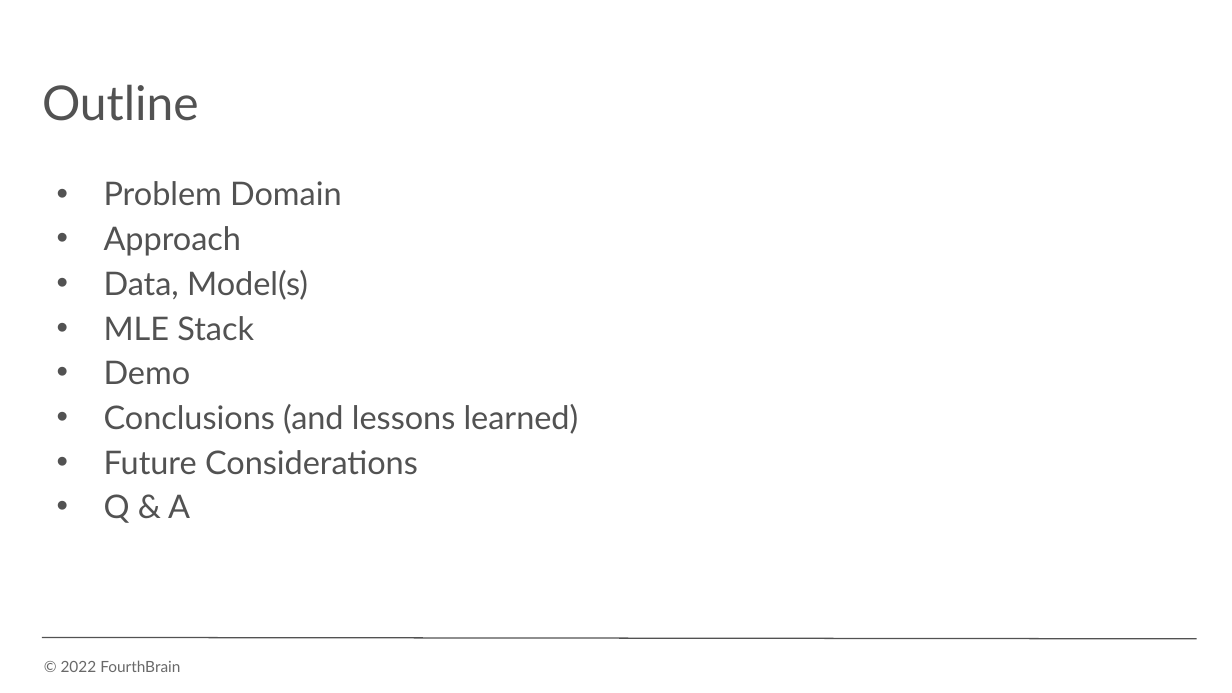
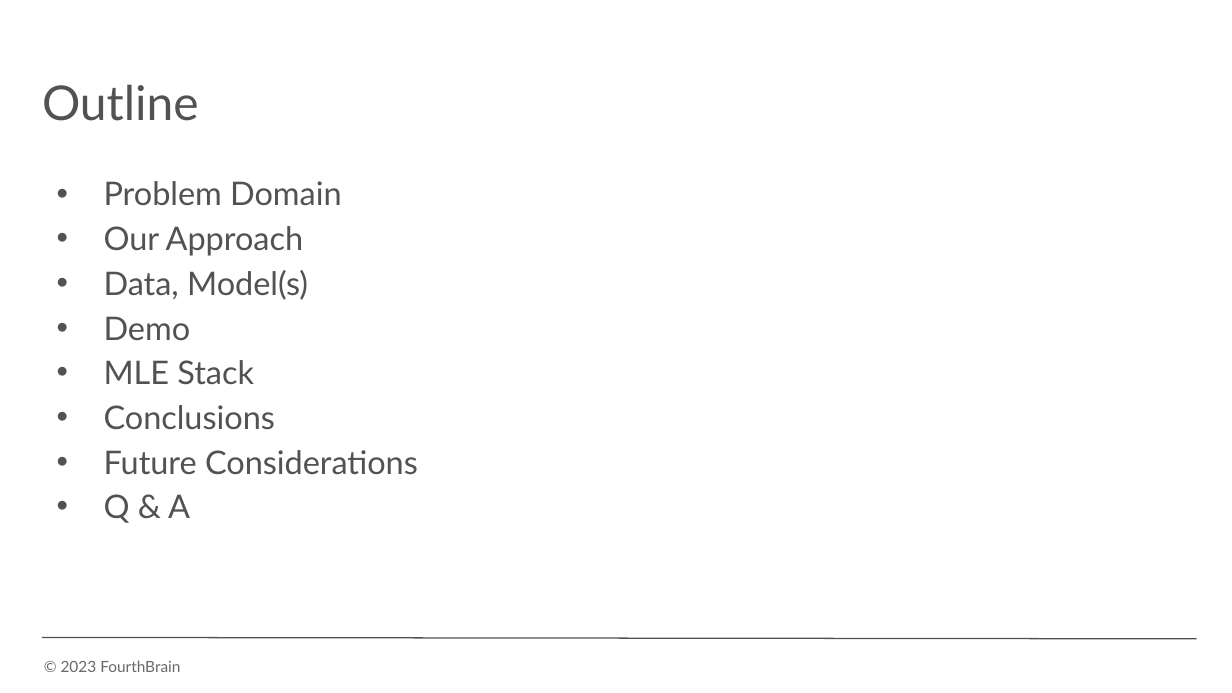
Before and after one commit to monika0603/MLE10-Capstone-Project, a slide deck: slide 2 of docs/presentation/CapstonePreso_HealthcareAnomaly.pptx. Drawn at 1232x693 pixels with LibreOffice and Linux fonts; fonts in the diff are those of the drawing; background and template pictures are left out. Boxes give left, top, right and bottom in pixels: in the first picture for what was removed or moved away, otherwise in the second. Text is boxed around its words. In the diff, an @@ line names an element or a change of style, - is before the commit and + after.

Commit message:
edits:  to supervised notebook, and preso in prep for demo day

```diff
--- a/docs/presentation/CapstonePreso_HealthcareAnomaly.pptx
+++ b/docs/presentation/CapstonePreso_HealthcareAnomaly.pptx
@@ text at <box>104,181,418,523</box>: more space between paragraphs; line spacing 1.15 to 1.14 @@
@@ text at <box>104,226,303,256</box>: text changed @@
-• Approach
+• Our Approach
@@ text at <box>104,316,191,340</box>: paragraph added @@
+• Demo
@@ text at <box>104,405,275,429</box>: text changed @@
-• Demo
-• Conclusions (and lessons learned)
+• Conclusions
@@ text at <box>61,660,180,672</box>: text changed @@
-© 2022 FourthBrain
+© 2023 FourthBrain
```
Also in this commit, not shown: 25 other slides changed, 8 slides added, 5 slides removed, 7 other files.
